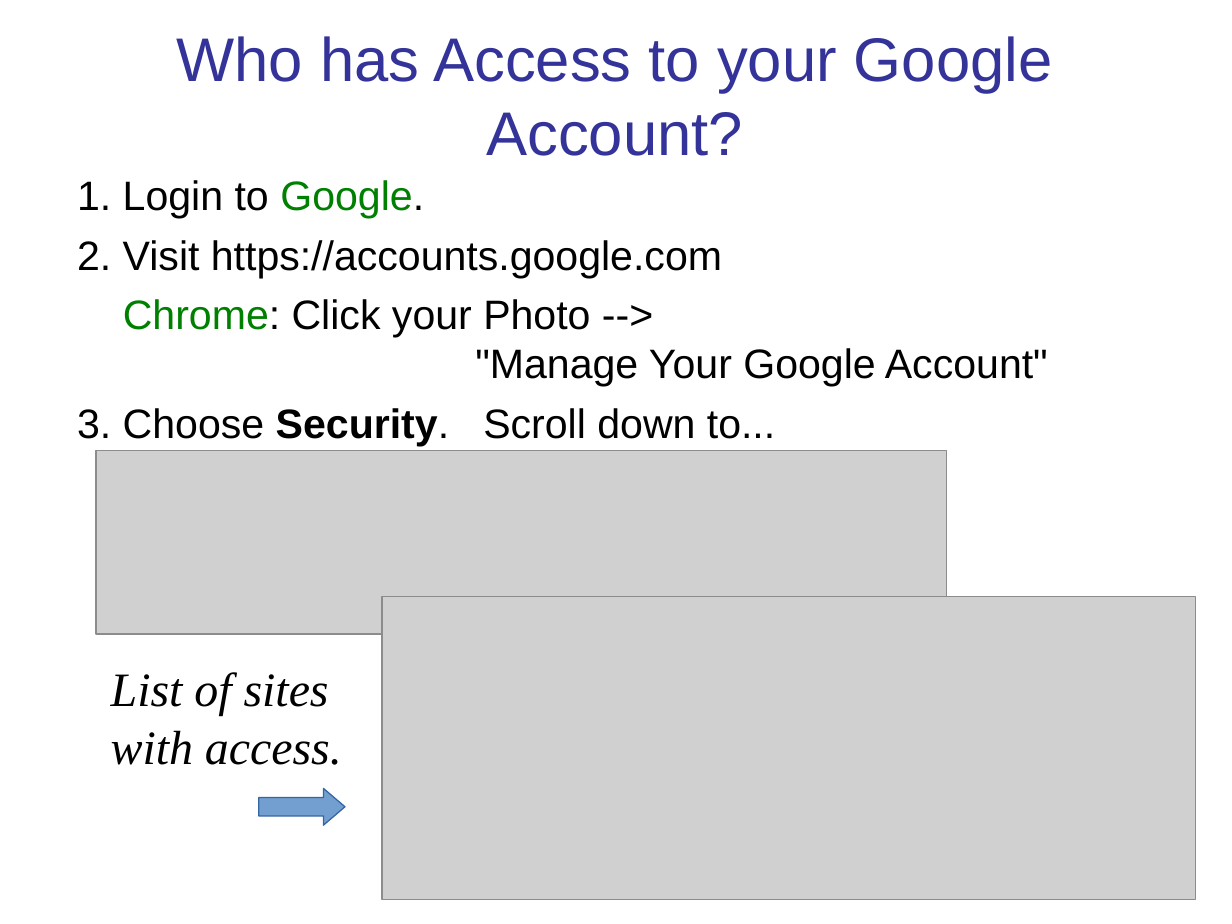
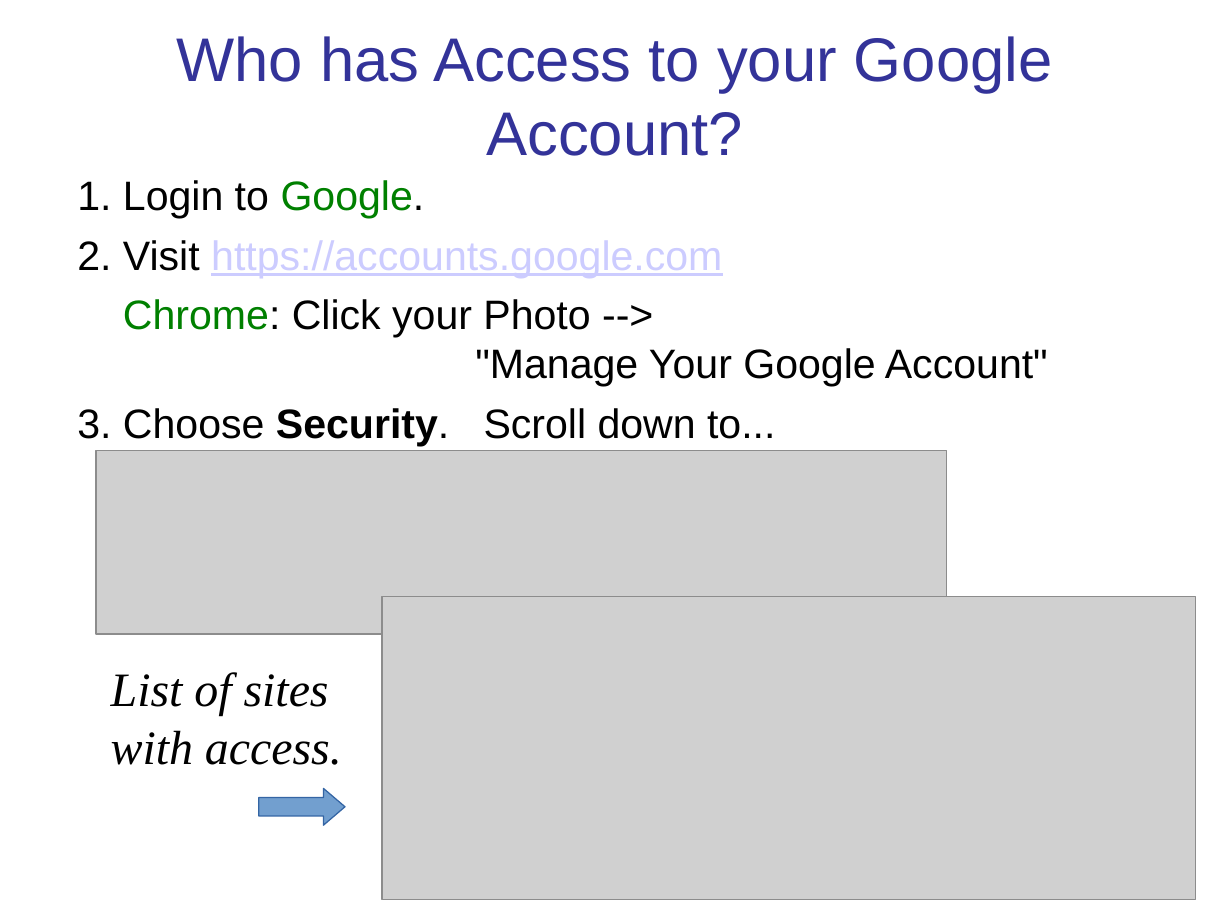
Before and after one commit to cpske/ISP, a slide deck: slide 16 of authentication/Authentication-and-Authorization.ppt (slide 13 before the commit). Drawn at 1232x924 pixels with LibreOffice and Linux fonts; fonts in the diff are those of the drawing; grey boxes stand for pictures. Boxes give left, top, right and bottom in pixels: in the first picture for what was removed or moved away, otherwise in the second. Text is boxed around its words. In the diff, an @@ line names an element or a change of style, - is before the commit and + after.

```diff
--- a/authentication/Authentication-and-Authorization.ppt
+++ b/authentication/Authentication-and-Authorization.ppt
@@ text "1. Login to Google." at (x1=77, y1=180, x2=1048, y2=446): text colour #000000 to #CCCCFF, underline on in "https://accounts.google.com"; indent changed @@
```
Also in this commit, not shown: 17 other slides changed, 4 slides added, 18 slides removed, 4 other files.
